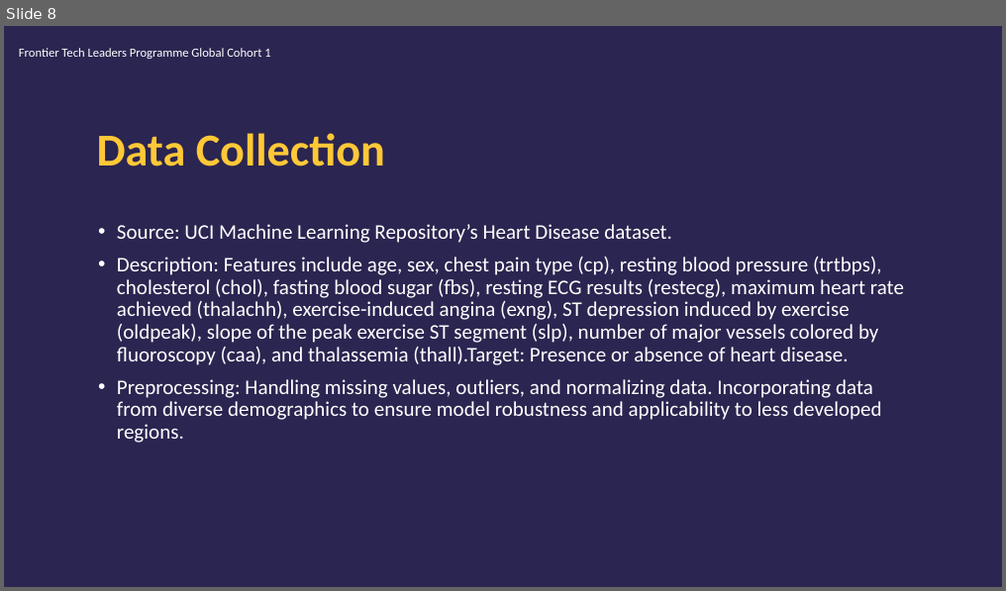
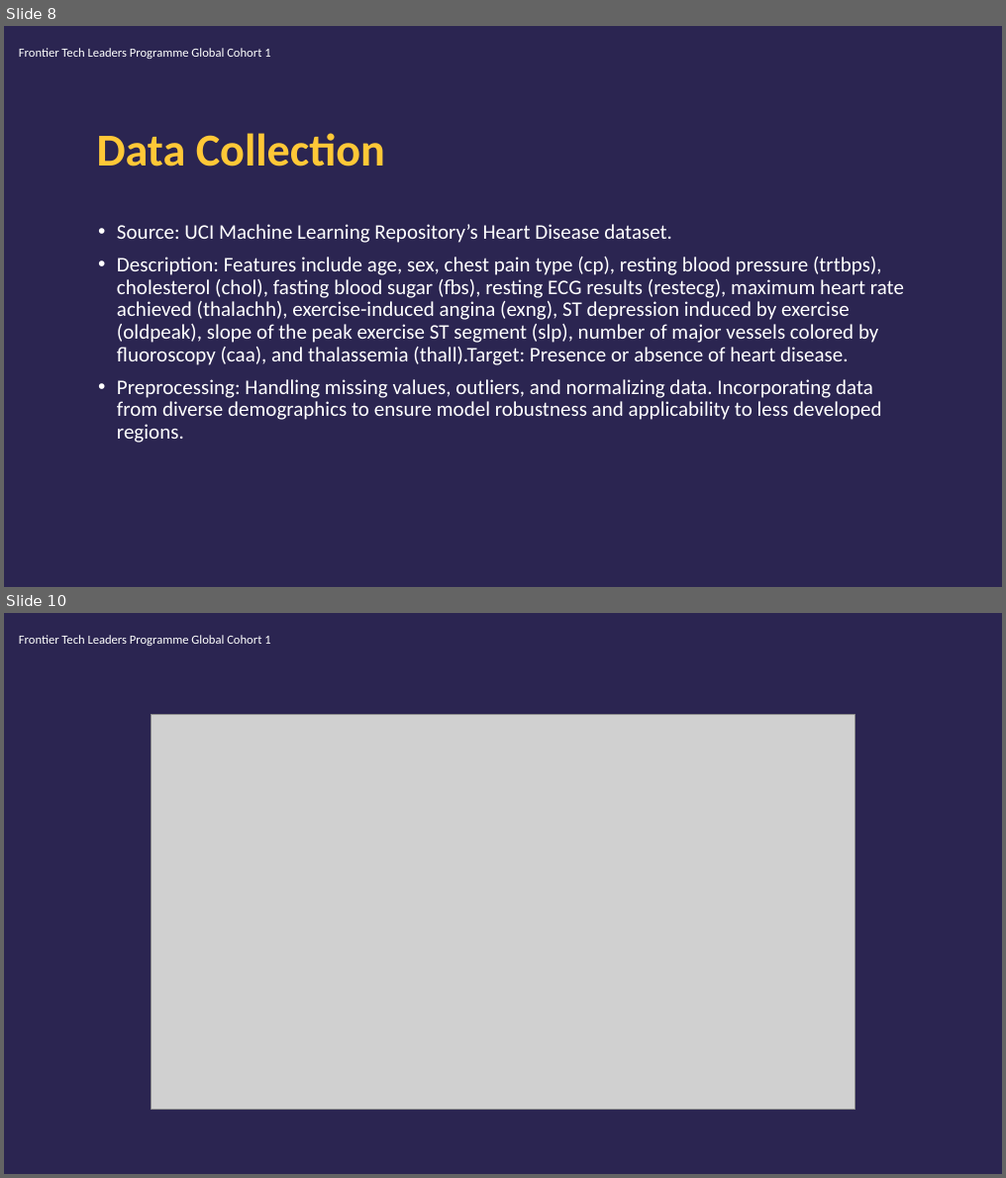
Before and after one commit to edasaruhan/FTL_TR2_Capstone_Project_Hasibullah, a slide deck: Hasibullah_Mohmand_Hattack.ai_Presentation .pptx. Shown one above the other, each under a label of ours: slide 8 before the commit, slides 8 and 10 after it; the slides between them are not shown. The pictures are 1006x591 and 1006x1178 pixels, drawn with LibreOffice and Linux fonts; fonts in the diff are those of the drawing; grey boxes stand for pictures; background and template pictures are left out. Boxes give left, top, right and bottom in pixels: in the first picture for what was removed or moved away, otherwise in the second. Text is boxed around its words. In the diff, an @@ line names an element or a change of style, - is before the commit and + after.

```diff
--- a/Hasibullah_Mohmand_Hattack.ai_Presentation .pptx
+++ b/Hasibullah_Mohmand_Hattack.ai_Presentation .pptx
@@ slide 10 added at [4,613,1002,1174], background #2B2551 @@
@@ text added at [19,635,270,646], 12 pt, text #FEFFFE @@
+Frontier Tech Leaders Programme Global Cohort 1
@@ picture added at [152,715,855,1110] @@
```
Also in this commit, not shown: 4 slides changed, 1 other slide added, 1 other file.
